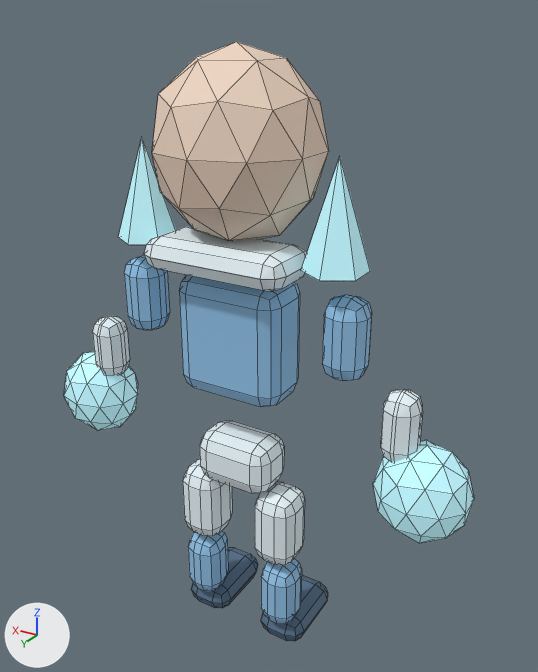
One commit to the Blender file assets/blender/fighters/nix-calder/nix-calder.blend: the scene before it, then after it.
One viewpoint serves both versions: a 50 mm lens placed at (-1.36, 2.06, 2.4), pointed at (-0.06, -0.11, 1.32). Every picture has the same lights, and +X, +Y and +Z are marked at lower left. The first picture is the older version. Mesh edges are drawn as thin lines.

Names of what the first picture shows: 'frost_mantle', 'hand_L', 'hand_R', 'head_mesh', 'hips_mesh', 'ice_shard_L', 'ice_shard_R', 'torso_mesh', 'upper_arm_L', 'upper_arm_R', 'upper_leg_L', 'upper_leg_R' and 6 more.
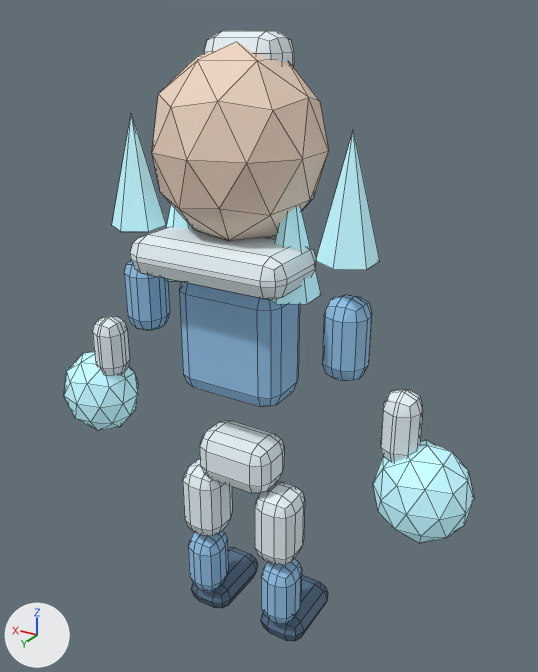
What differs and where, as boxes (x1, y1, x2, y2) in the pictures (538 x 672 px):
'frost_mantle', mesh rescaled, moved (14% wider, 14% taller): before (144, 227, 307, 292); after (130, 226, 316, 300)
'ice_shard_0', added (cyan): after (316, 130, 380, 270)
'ice_shard_L', deleted (cyan): before (301, 157, 370, 281)
'ice_shard_1', added (cyan): after (112, 113, 166, 232)
'ice_shard_R', deleted (cyan): before (118, 137, 176, 245)
'frost_hood_peak', added: after (204, 30, 294, 66)
'ice_shard_3', added (cyan): after (271, 207, 321, 304)
'ice_shard_4', added: after (164, 204, 192, 281)

Edits to the bpy script that builds the scene:
```text
Change me_cube_012:
    used by ob_frost_mantle; location = (0.0, 0.08, 1.66)
    remove me_cube_012.from_pydata(...)  # 8 vertices, 6 faces; spans x -0.275..0.275, y -0.13..0.13, z -0.06..0.06
    add me_cube_012.from_pydata(...)  # 8 vertices, 6 faces; spans x -0.3..0.3, y -0.15..0.15, z -0.07..0.07
    me_cube_012 part 1: the whole mesh is scaled about its middle by (1.09, 1.15, 1.17)
Add me_cone_004:
    me_cone_004.from_pydata(...)  # a 6-sided cone pointing to +z spanning x -0.087..0.087, y -0.1..0.1, z -0.2..0.2
    me_cone_004.materials.append(mat_nix_calder_accent)  # cyan #bef5ff, glowing cyan #bef5ff
Add me_cube_013:
    me_cube_013.from_pydata(...)  # a box spanning x -0.14..0.14, y -0.09..0.09, z -0.08..0.08
    me_cube_013.materials.append(mat_nix_calder_secondary)  # white #edfaff
Change ob_frost_mantle:
    ob_frost_mantle.location: (0.0, 0.08, 1.66) -> (0.0, 0.1, 1.66)
Remove ob_ice_shard_l:
    ob_ice_shard_l = bpy.data.objects.new('ice_shard_L', me_cone)
    ob_ice_shard_l.location = (-0.38, 0.02, 1.84)
Remove ob_ice_shard_r:
    ob_ice_shard_r = bpy.data.objects.new('ice_shard_R', me_cone_001)
    ob_ice_shard_r.location = (0.38, 0.02, 1.84)
Add ob_ice_shard_4:
    ob_ice_shard_4 = bpy.data.objects.new('ice_shard_4', me_cone_004)
    ob_ice_shard_4.location = (0.22, 0.02, 1.75)
Add ob_ice_shard_3:
    ob_ice_shard_3 = bpy.data.objects.new('ice_shard_3', me_cone_004.copy())
    ob_ice_shard_3.location = (-0.22, 0.02, 1.75)
Add ob_ice_shard_1:
    ob_ice_shard_1 = bpy.data.objects.new('ice_shard_1', me_cone_004.copy())
    ob_ice_shard_1.location = (0.42, 0.02, 1.9)
Add ob_ice_shard_0:
    ob_ice_shard_0 = bpy.data.objects.new('ice_shard_0', me_cone_004.copy())
    ob_ice_shard_0.location = (-0.42, 0.02, 1.9)
Add ob_frost_hood_peak:
    ob_frost_hood_peak = bpy.data.objects.new('frost_hood_peak', me_cube_013)
    ob_frost_hood_peak.location = (0.0, -0.08, 2.28)
    _m = ob_frost_hood_peak.modifiers.new('SoftBevel', 'BEVEL')
    _m.width = 0.06
    _m.width_pct = 0.06
    _m.segments = 2
```
